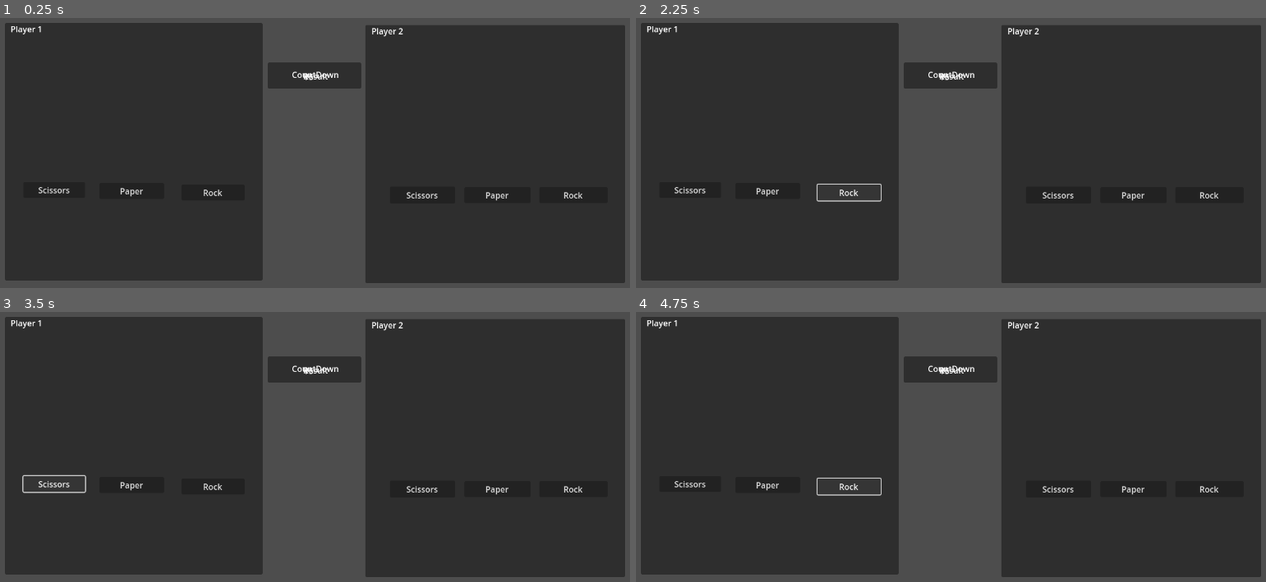
Above: before the commit, frames 1-4 (two rows, left to right).
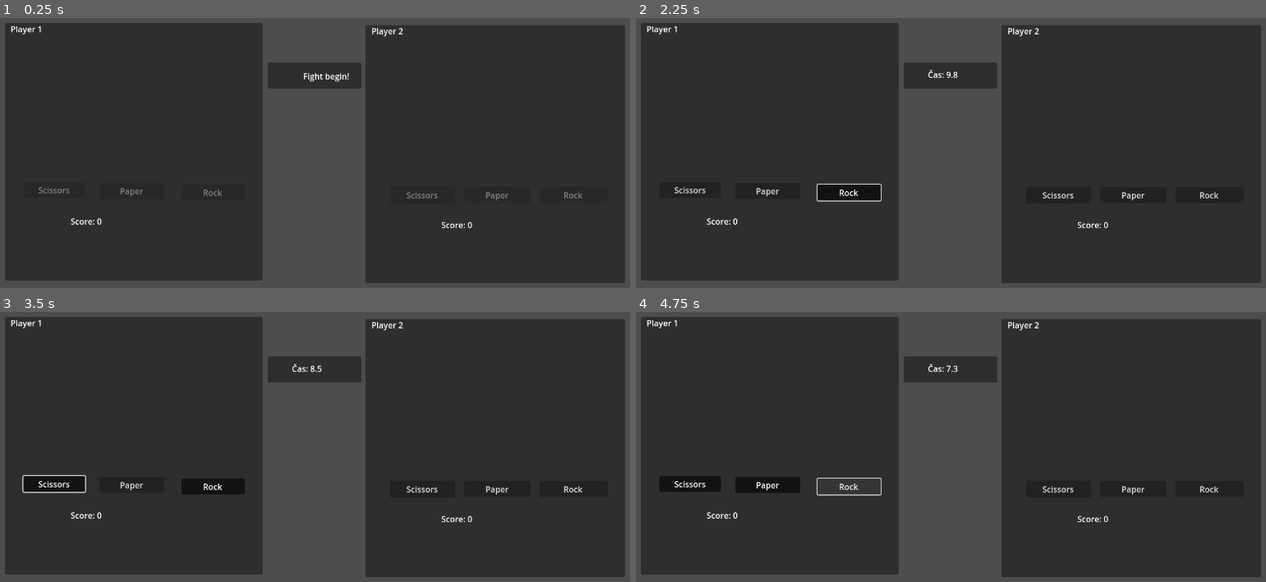
Above: after the commit, the same moments.

Repository: LordLobotom/SnarkScissors
Game: Godot game, scene res://scenes/Main.tscn
Same seed, same stepped clock (60 frames per second), same inputs: the game is played once before the commit and once after it.
Inputs (mouse positions are in pixels of both pictures, inside the frame that each line leads up to):
- Up to frame 1 (0.25 s): no input
- Up to frame 2 (2.25 s): click (692, 190) at 0.5 s, where only the run before the commit has a clickable "Scissors"; click (768, 190) at 1.25 s, where only the run before the commit has a clickable "Paper"; click (850, 193) at 2 s, where only the run before the commit has a clickable "Rock"
- Up to frame 3 (3.5 s): click "Scissors" at 2.75 s
- Up to frame 4 (4.75 s): click "Paper" at 3.5 s; click "Rock" at 4.25 s

The runs differ from the first frame. In frame 1, 0.5% of the frame differs, in the area x 6-93%, y 19-78%; in frame 2, 0.8%, in the area x 11-75%, y 19-78%; in frame 3, 0.8%; in frame 4, 0.3%.

Commit message:
verze 0.1 (MVP)

Diff:
--- a/scenes/Main.tscn
+++ b/scenes/Main.tscn
@@ -1,9 +1,14 @@
-[gd_scene format=3 uid="uid://0pjlx3p031ye"]
+[gd_scene load_steps=2 format=3 uid="uid://0pjlx3p031ye"]
 
-[node name="Main" type="Node2D"]
+[ext_resource type="Script" uid="uid://c0fo2f5bgwwxq" path="res://scripts/Main.gd" id="1_elqb8"]
+
+[node name="Main" type="Control"]
+layout_mode = 3
+anchors_preset = 0
+script = ExtResource("1_elqb8")
 
 [node name="GameUI" type="Control" parent="."]
-layout_mode = 3
+layout_mode = 1
 anchors_preset = 15
 anchor_right = 1.0
 anchor_bottom = 1.0
@@ -30,6 +35,7 @@
 offset_top = 310.0
 offset_right = 156.0
 offset_bottom = 341.0
+toggle_mode = true
 text = "Scissors"
 
 [node name="btnPaper" type="Button" parent="GameUI/panPlayer1"]
@@ -37,6 +43,7 @@
 offset_top = 312.0
 offset_right = 310.0
 offset_bottom = 343.0
+toggle_mode = true
 text = "Paper"
 
 [node name="btnRock" type="Button" parent="GameUI/panPlayer1"]
@@ -44,6 +51,7 @@
 offset_top = 315.0
 offset_right = 467.0
 offset_bottom = 346.0
+toggle_mode = true
 text = "Rock"
 
 [node name="btnScore" type="Label" parent="GameUI/panPlayer1"]
@@ -71,6 +79,7 @@
 offset_top = 316.0
 offset_right = 322.0
 offset_bottom = 347.0
+toggle_mode = true
 text = "Paper"
 
 [node name="btnScissors" type="Button" parent="GameUI/panPlayer2"]
@@ -78,6 +87,7 @@
 offset_top = 315.0
 offset_right = 175.0
 offset_bottom = 348.0
+toggle_mode = true
 text = "Scissors"
 
 [node name="btnRock" type="Button" parent="GameUI/panPlayer2"]
@@ -85,6 +95,7 @@
 offset_top = 316.0
 offset_right = 472.0
 offset_bottom = 347.0
+toggle_mode = true
 text = "Rock"
 
 [node name="btnScore" type="Label" parent="GameUI/panPlayer2"]
@@ -109,7 +120,7 @@
 offset_bottom = 35.0
 text = "CountDown"
 
-[node name="lblResul" type="Label" parent="GameUI/panCenter"]
+[node name="lblResult" type="Label" parent="GameUI/panCenter"]
 layout_mode = 0
 offset_left = 69.0
 offset_top = 15.0
@@ -118,6 +129,7 @@
 text = "Result"
 
 [node name="lblVS" type="Label" parent="GameUI/panCenter"]
+visible = false
 layout_mode = 0
 offset_left = 70.0
 offset_top = 16.0
--- /dev/null
+++ b/scripts/Main.gd
@@ -0,0 +1,194 @@
+extends Control
+
+const COUNTDOWN_TIME := 10.0
+const RESULT_DISPLAY_TIME := 2.0
+const FIGHT_BEGIN_TIME := 2.0
+
+var countdown_timer := COUNTDOWN_TIME
+var countdown_active := false
+var result_display_active := false
+var fight_begin_active := false
+var phase_timer := 0.0
+
+func _ready():
+	connect_buttons()
+	initialize_score_display()
+	start_fight_begin()
+
+func _process(delta):
+	if fight_begin_active:
+		phase_timer -= delta
+		if phase_timer <= 0:
+			fight_begin_active = false
+			start_countdown()
+	elif countdown_active:
+		countdown_timer -= delta
+		update_countdown_label()
+		if countdown_timer <= 0:
+			countdown_active = false
+			handle_timeout()
+	elif result_display_active:
+		phase_timer -= delta
+		if phase_timer <= 0:
+			result_display_active = false
+			reset_ui()
+			start_fight_begin()
+
+func connect_buttons():
+	$GameUI/panPlayer1/btnRock.connect("pressed", func(): set_choice(1, GameManager.Choice.ROCK))
+	$GameUI/panPlayer1/btnPaper.connect("pressed", func(): set_choice(1, GameManager.Choice.PAPER))
+	$GameUI/panPlayer1/btnScissors.connect("pressed", func(): set_choice(1, GameManager.Choice.SCISSORS))
+	$GameUI/panPlayer2/btnRock.connect("pressed", func(): set_choice(2, GameManager.Choice.ROCK))
+	$GameUI/panPlayer2/btnPaper.connect("pressed", func(): set_choice(2, GameManager.Choice.PAPER))
+	$GameUI/panPlayer2/btnScissors.connect("pressed", func(): set_choice(2, GameManager.Choice.SCISSORS))
+
+func initialize_score_display():
+	$GameUI/panPlayer1/btnScore.text = "Score: %d" % GameManager.player1_score
+	$GameUI/panPlayer2/btnScore.text = "Score: %d" % GameManager.player2_score
+
+func start_fight_begin():
+	fight_begin_active = true
+	phase_timer = FIGHT_BEGIN_TIME
+	$GameUI/panCenter/lblResult.text = "Fight begin!"
+	$GameUI/panCenter/lblCountDown.text = ""
+
+	# Zablokujeme tlačítka během "Fight begin"
+	set_buttons_disabled(true)
+
+func set_choice(player: int, choice):
+	# Povolujeme výběr pouze během aktivního odpočtu
+	if not countdown_active:
+		return
+
+	if player == 1 and GameManager.player1_choice == null:
+		GameManager.player1_choice = choice
+		highlight_selected_button(1, choice)
+	elif player == 2 and GameManager.player2_choice == null:
+		GameManager.player2_choice = choice
+		highlight_selected_button(2, choice)
+
+	# Pokud oba hráči vybrali, okamžitě vyhodnotíme
+	if GameManager.player1_choice != null and GameManager.player2_choice != null:
+		countdown_active = false
+		evaluate_game()
+
+func highlight_selected_button(player: int, choice):
+	var panel_path = "GameUI/panPlayer" + str(player)
+	var panel = get_node(panel_path)
+
+	# Resetujeme všechna tlačítka v panelu
+	unselect_buttons(panel)
+
+	# Zvýrazníme vybrané tlačítko
+	var button_name = ""
+	match choice:
+		GameManager.Choice.ROCK:
+			button_name = "btnRock"
+		GameManager.Choice.PAPER:
+			button_name = "btnPaper"
+		GameManager.Choice.SCISSORS:
+			button_name = "btnScissors"
+
+	if button_name != "":
+		var button = panel.get_node(button_name)
+		button.button_pressed = true
+
+func update_countdown_label():
+	$GameUI/panCenter/lblCountDown.text = "Čas: %.1f" % max(0, countdown_timer)
+
+func evaluate_game():
+	var winner = GameManager.evaluate_round()
+
+	# Zobrazíme výsledek
+	match winner:
+		0:
+			$GameUI/panCenter/lblResult.text = "Remíza!"
+		1:
+			$GameUI/panCenter/lblResult.text = "Vyhrál hráč 1!"
+		2:
+			$GameUI/panCenter/lblResult.text = "Vyhrál hráč 2!"
+
+	# Aktualizujeme skóre
+	update_score_display()
+
+	# Schováme odpočet
+	$GameUI/panCenter/lblCountDown.text = ""
+
+	# Resetujeme choices v GameManageru
+	GameManager.reset_choices()
+
+	# Spustíme timer pro zobrazení výsledku
+	start_result_display()
+
+func handle_timeout():
+	# Vyhodnotíme situaci při timeoutu
+	if GameManager.player1_choice == null and GameManager.player2_choice == null:
+		$GameUI/panCenter/lblResult.text = "Nikdo nevybral – kolo zrušeno."
+	elif GameManager.player1_choice == null:
+		GameManager.player2_score += 1
+		$GameUI/panCenter/lblResult.text = "Hráč 1 nestihl – vyhrál hráč 2!"
+	elif GameManager.player2_choice == null:
+		GameManager.player1_score += 1
+		$GameUI/panCenter/lblResult.text = "Hráč 2 nestihl – vyhrál hráč 1!"
+	else:
+		# Oba stihli vybrat, ale čas vypršel
+		evaluate_game()
+		return
+
+	# Aktualizujeme skóre
+	update_score_display()
+
+	# Schováme odpočet
+	$GameUI/panCenter/lblCountDown.text = ""
+
+	# Resetujeme choices
+	GameManager.reset_choices()
+
+	# Spustíme timer pro zobrazení výsledku
+	start_result_display()
+
+func update_score_display():
+	$GameUI/panPlayer1/btnScore.text = "Score: %d" % GameManager.player1_score
+	$GameUI/panPlayer2/btnScore.text = "Score: %d" % GameManager.player2_score
+
+func start_result_display():
+	result_display_active = true
+	phase_timer = RESULT_DISPLAY_TIME
+
+	# Zablokujeme tlačítka během zobrazení výsledku
+	set_buttons_disabled(true)
+
+func reset_ui():
+	$GameUI/panCenter/lblResult.text = ""
+	$GameUI/panCenter/lblCountDown.text = ""
+
+	# Resetujeme všechna tlačítka
+	unselect_buttons($GameUI/panPlayer1)
+	unselect_buttons($GameUI/panPlayer2)
+
+func start_countdown():
+	countdown_timer = COUNTDOWN_TIME
+	countdown_active = true
+	result_display_active = false
+	fight_begin_active = false
+
+	# Vymažeme "Fight begin" text
+	$GameUI/panCenter/lblResult.text = ""
+
+	# Povolíme tlačítka pro výběr
+	set_buttons_disabled(false)
+
+func unselect_buttons(panel: Node):
+	for child in panel.get_children():
+		if child is Button and child.name.begins_with("btn") and not child.name.contains("Score"):
+			child.button_pressed = false
+
+func set_buttons_disabled(disabled: bool):
+	# Zablokujeme/povolíme tlačítka pro oba hráče
+	for panel_name in ["GameUI/panPlayer1", "GameUI/panPlayer2"]:
+		var panel = get_node(panel_name)
+		for child in panel.get_children():
+			if child is Button and child.name.begins_with("btn") and not child.name.contains("Score"):
+				child.disabled = disabled
+				if disabled:
+					child.button_pressed = false
Not shown, added: scripts/Main.gd.uid
